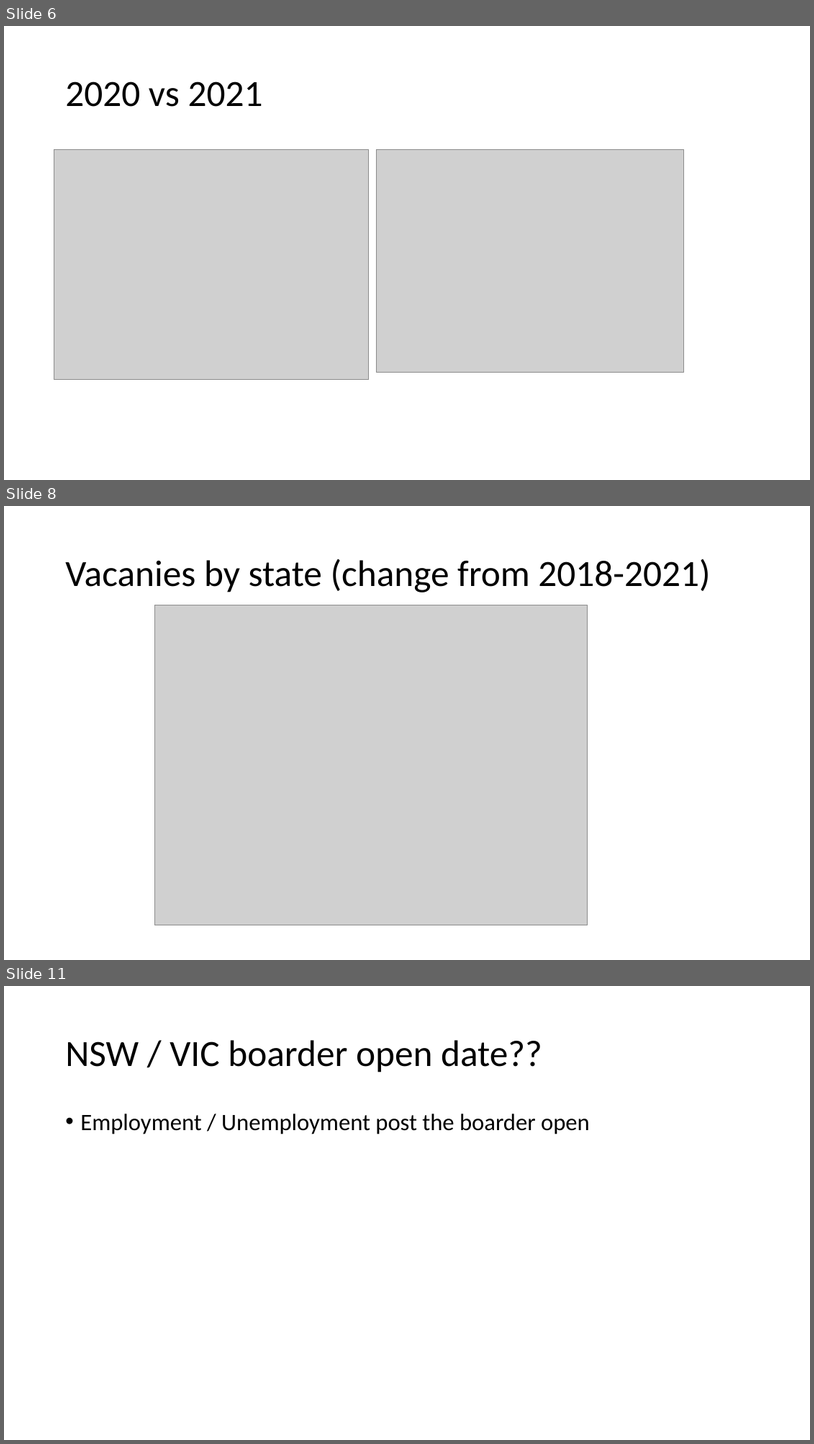
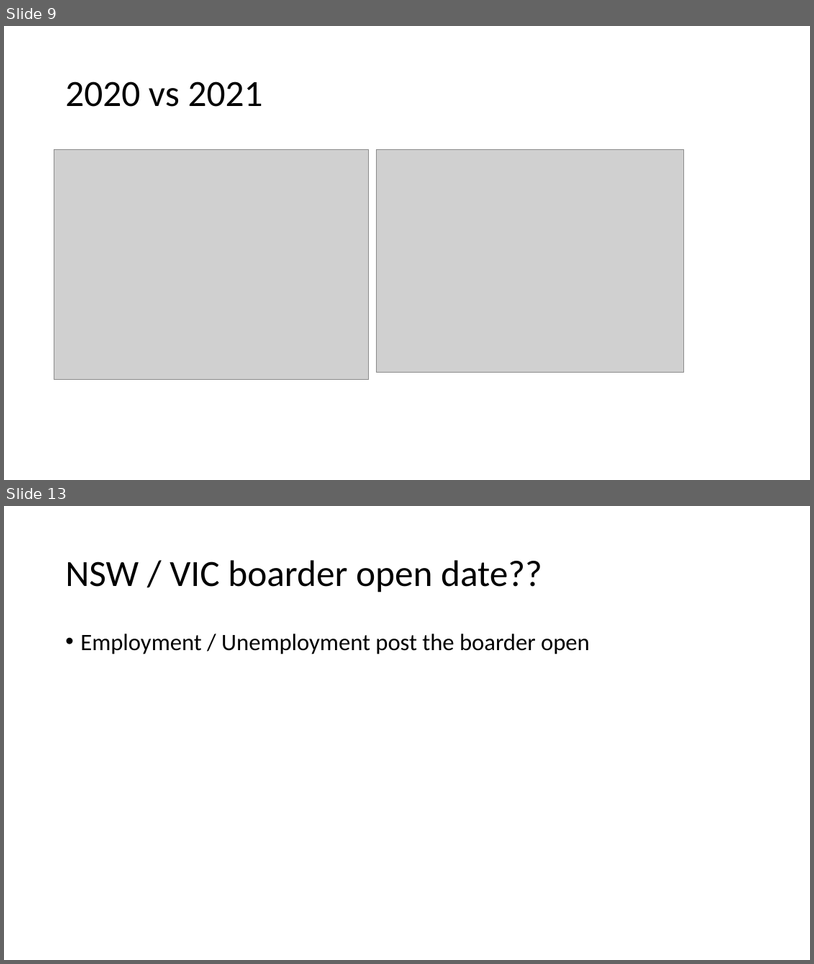
Before and after one commit to CarmenK2/GroupProject1, a slide deck: Presentation_ppt.pptx. Shown one above the other, each under a label of ours: slides 6, 8 and 11 before the commit, slides 9 and 13 after it; the slides between them are not shown. The pictures are 814x1444 and 814x964 pixels, drawn with LibreOffice and Linux fonts; fonts in the diff are those of the drawing; grey boxes stand for pictures. Boxes give left, top, right and bottom in pixels: in the first picture for what was removed or moved away, otherwise in the second. Text is boxed around its words. In the diff, an @@ line names an element or a change of style, - is before the commit and + after.

```diff
--- a/Presentation_ppt.pptx
+++ b/Presentation_ppt.pptx
@@ slide 8 removed at [4,506,810,960], background #FFFFFF @@
@@ title removed at [65,559,710,592] @@
-Vacanies by state (change from 2018-2021)
@@ picture removed at [154,605,587,925] @@
@@ what was slide 6 is now slide 9 @@
@@ what was slide 11 is now slide 13 @@
```
Also in this commit, not shown: 3 slides changed, 8 slides added, 5 other slides removed, 2 other files.
